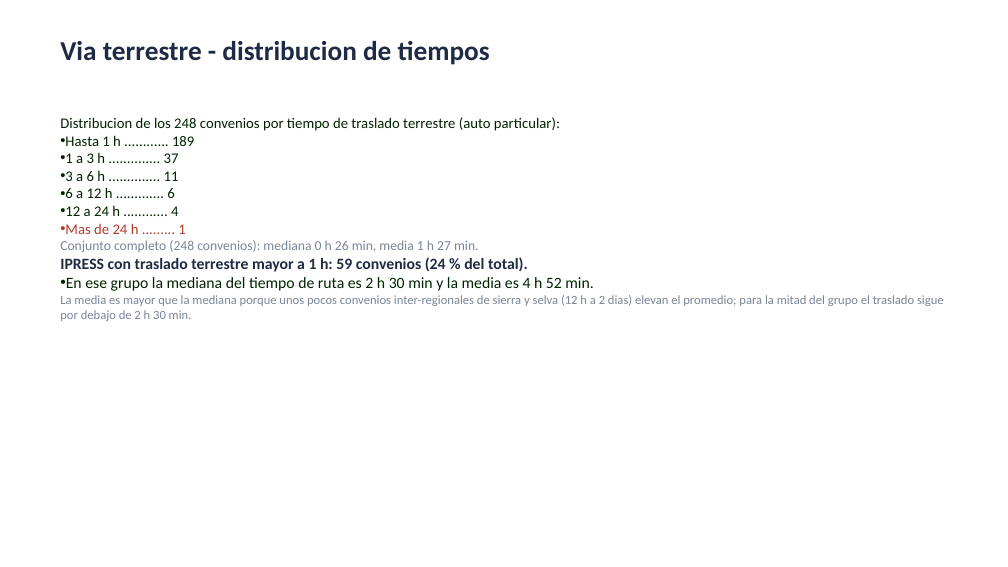
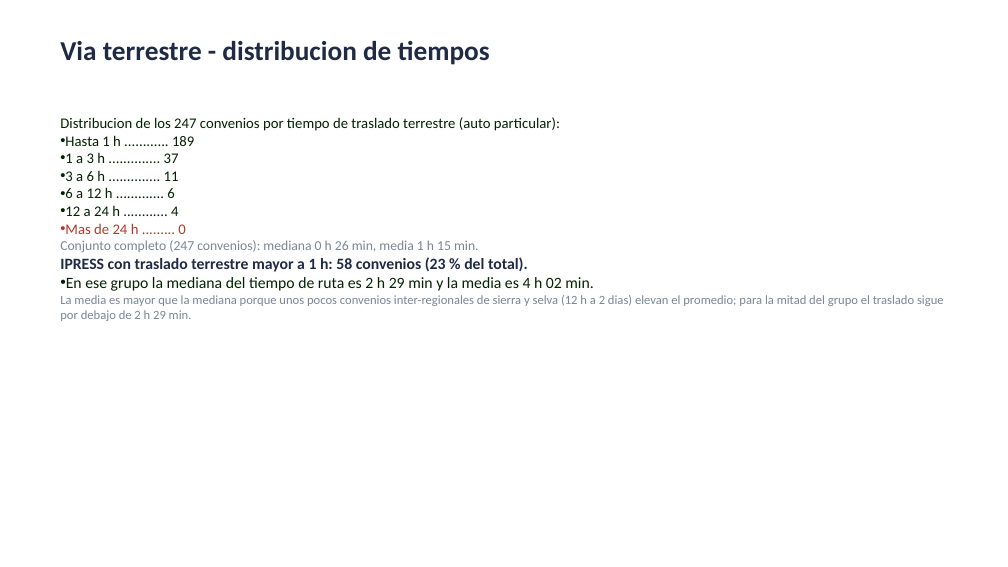
Before and after one commit to rojasarca-code/geolocalizacion-bancos-sangre-diban, a slide deck: slide 3 of datos/Resumen_tiempos_convenios_BS.pptx. Drawn at 1008x567 pixels with LibreOffice and Linux fonts; fonts in the diff are those of the drawing. Boxes give left, top, right and bottom in pixels: in the first picture for what was removed or moved away, otherwise in the second. Text is boxed around its words. In the diff, an @@ line names an element or a change of style, - is before the commit and + after.

```diff
--- a/datos/Resumen_tiempos_convenios_BS.pptx
+++ b/datos/Resumen_tiempos_convenios_BS.pptx
@@ text at (60, 117, 560, 131): text changed @@
-Distribucion de los 248 convenios por tiempo de traslado terrestre (auto particular):
+Distribucion de los 247 convenios por tiempo de traslado terrestre (auto particular):
@@ text at (60, 223, 944, 321): text changed @@
-• Mas de 24 h ......... 1
-Conjunto completo (248 convenios): mediana 0 h 26 min, media 1 h 27 min.
-IPRESS con traslado terrestre mayor a 1 h: 59 convenios (24 % del total).
-• En ese grupo la mediana del tiempo de ruta es 2 h 30 min y la media es 4 h 52 min.
-La media es mayor que la mediana porque unos pocos convenios inter-regionales de sierra y selva (12 h a 2 dias) elevan el promedio; para la mitad del grupo el traslado sigue por debajo de 2 h 30 min.
+• Mas de 24 h ......... 0
+Conjunto completo (247 convenios): mediana 0 h 26 min, media 1 h 15 min.
+IPRESS con traslado terrestre mayor a 1 h: 58 convenios (23 % del total).
+• En ese grupo la mediana del tiempo de ruta es 2 h 29 min y la media es 4 h 02 min.
+La media es mayor que la mediana porque unos pocos convenios inter-regionales de sierra y selva (12 h a 2 dias) elevan el promedio; para la mitad del grupo el traslado sigue por debajo de 2 h 29 min.
```
Also in this commit, not shown: 6 other slides changed, 5 other files.
